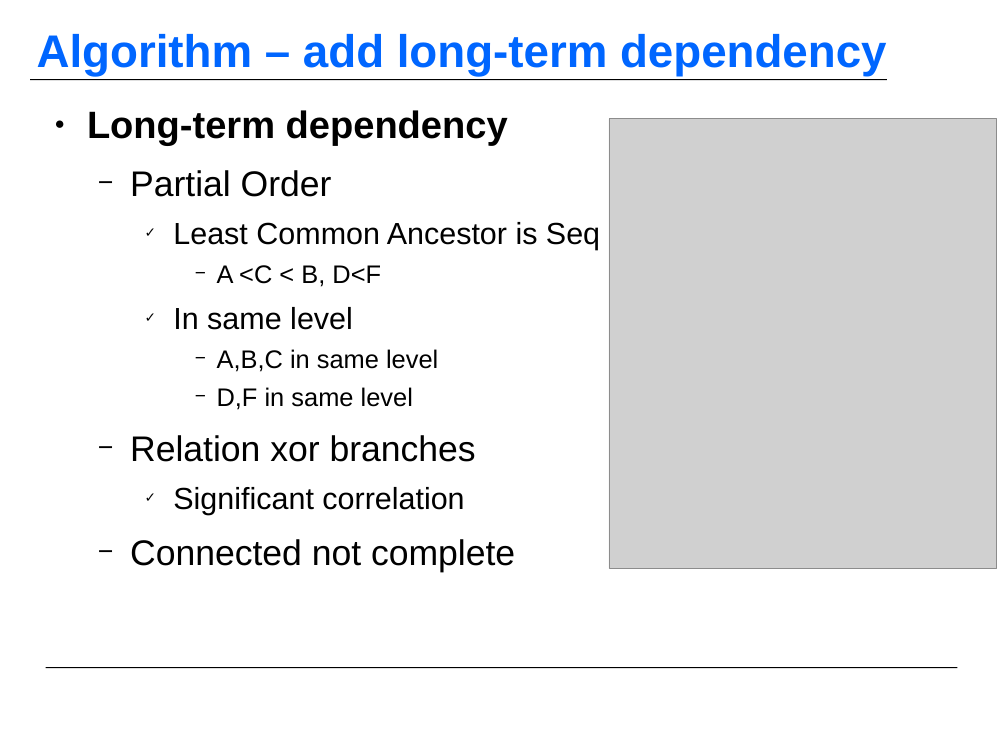
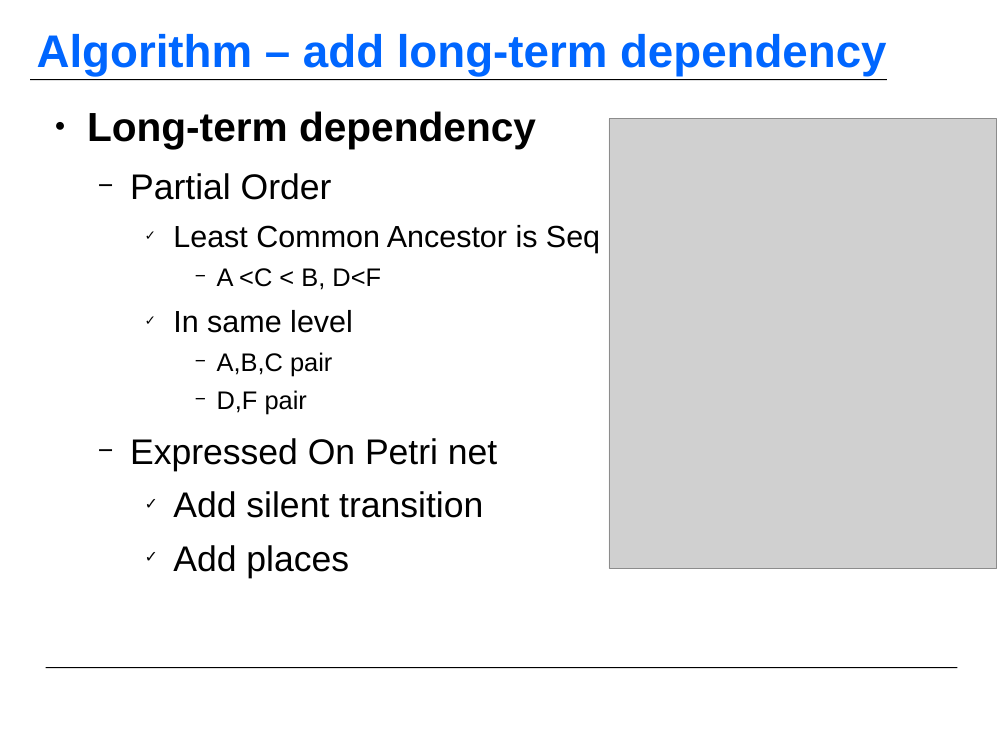
Before and after one commit to KFDing/masterthesis, a slide deck: slide 11 of official_report/MasterThesis_Report_Final_01.odp (slide 7 before the commit). Drawn at 1008x756 pixels with LibreOffice and Linux fonts; fonts in the diff are those of the drawing; grey boxes stand for pictures; background and template pictures are left out. Boxes give left, top, right and bottom in pixels: in the first picture for what was removed or moved away, otherwise in the second. Text is boxed around its words. In the diff, an @@ line names an element or a change of style, - is before the commit and + after.

```diff
--- a/official_report/MasterThesis_Report_Final_01.odp
+++ b/official_report/MasterThesis_Report_Final_01.odp
@@ text at box(87, 111, 536, 148): size 30 to 32 pt in "Long-term dependency" @@
@@ text at box(130, 352, 497, 578): text changed @@
-      − A,B,C in same level
-      − D,F in same level
-  − Relation xor branches
-    ✓ Significant correlation
-  − Connected not complete
+      − A,B,C pair
+      − D,F pair
+  − Expressed On Petri net
+    ✓ Add silent transition
+    ✓ Add places
```
Also in this commit, not shown: 8 other slides changed, 2 slides added, 28 other files.
